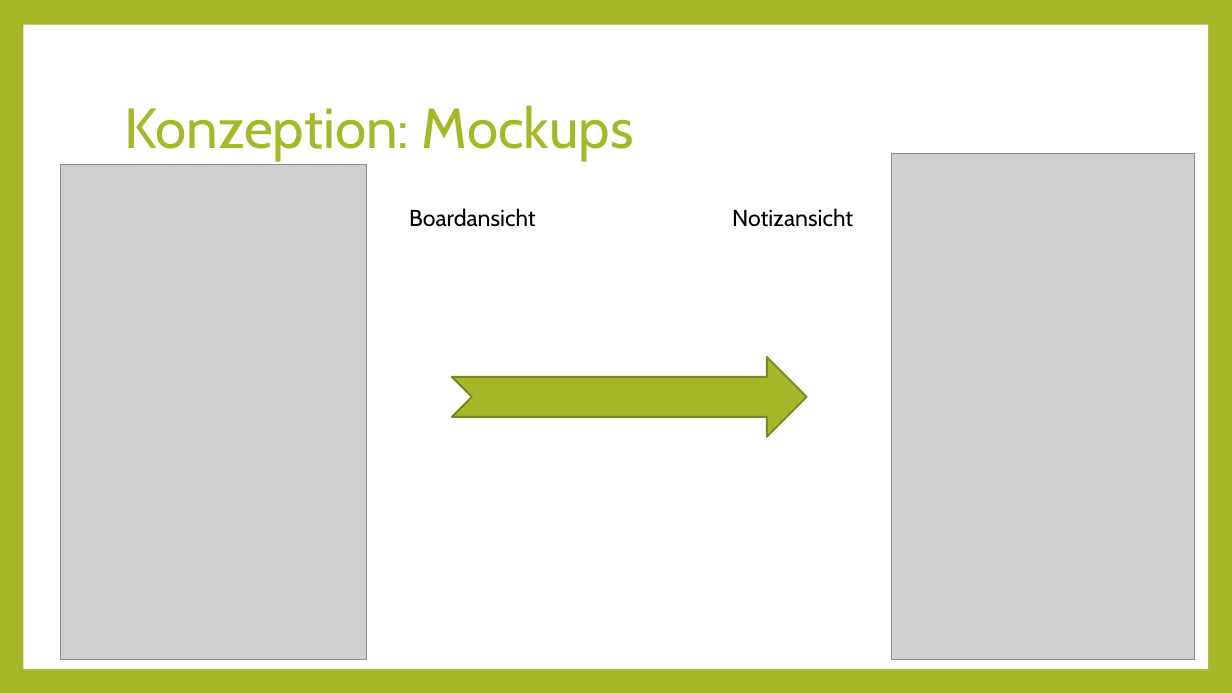
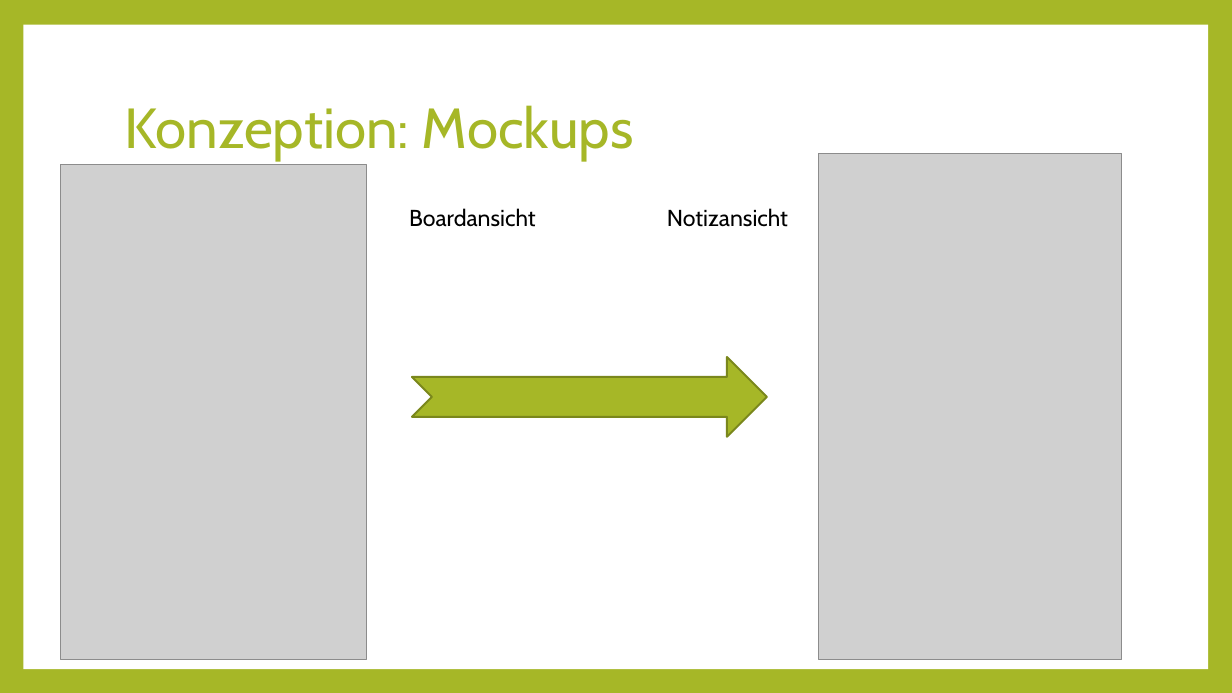
Before and after one commit to Kulu-M/KanBan-App, a slide deck: slide 22 of KanBan-App/Documents/Abschlusspräsentation/Projektmanagement.pptx (slide 19 before the commit). Drawn at 1232x693 pixels with LibreOffice and Linux fonts; fonts in the diff are those of the drawing; grey boxes stand for pictures. Boxes give left, top, right and bottom in pixels: in the first picture for what was removed or moved away, otherwise in the second. Text is boxed around its words. In the diff, an @@ line names an element or a change of style, - is before the commit and + after.

```diff
--- a/KanBan-App/Documents/Abschlusspräsentation/Projektmanagement.pptx
+++ b/KanBan-App/Documents/Abschlusspräsentation/Projektmanagement.pptx
@@ picture: place and size @@
-picture at (892, 153, 1195, 660)
+picture at (819, 153, 1122, 660)
@@ text "Notizansicht": place and size @@
-text "Notizansicht" at (732, 208, 853, 227)
+text "Notizansicht" at (667, 208, 788, 227)
@@ notched right arrow: place and size @@
-notched right arrow at (452, 357, 807, 436)
+notched right arrow at (412, 357, 767, 436)
```
Also in this commit, not shown: 8 other slides changed, 8 slides added, 4 slides removed.
